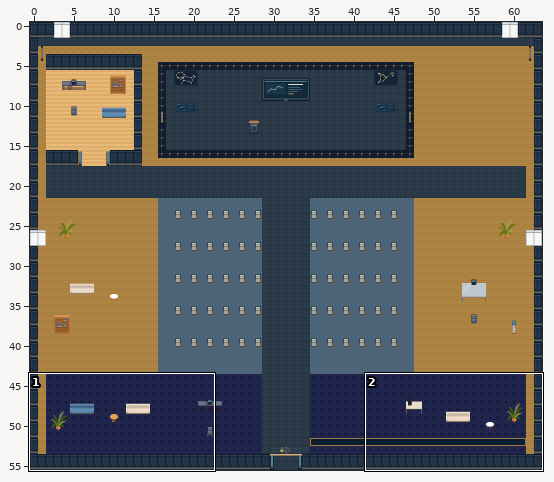
Two versions of a level (Tiled map (JSON), maps/solar-hall.tmj). The first picture is a wide view before the edit; the outline marks the close-up.
Close-up. Before the edit:
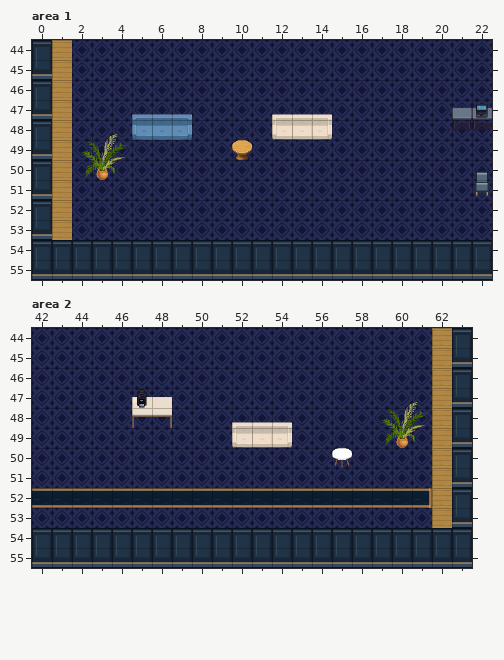
Cells are 32x32 px. Shown: area 1 x 0..22, y 44..55; area 2 x 42..63, y 44..55. The commit also changed other parts of the map, which this record leaves out.
The same view after the edit:
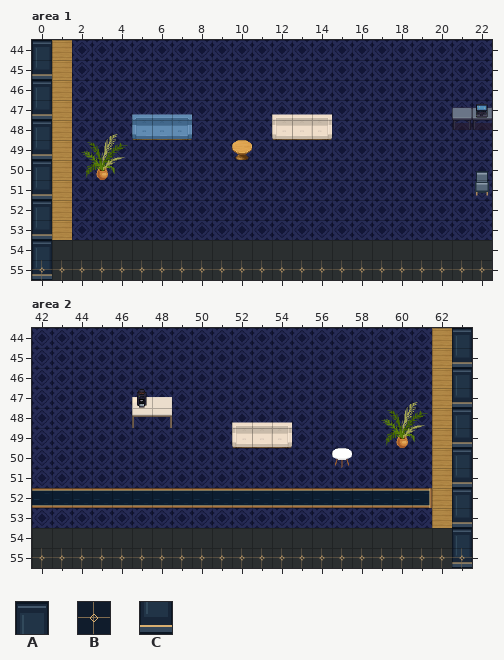
Key: from "art-0": A 0, B 15, C 16.
_ is an empty cell, # one hidden under a higher layer, . an unchanged one.
From old to new:
--- layer "scenery-belowAvatar-2", area 1
@@ x 0..0 @@
-55 _
+55 C
--- layer "scenery-belowAvatar-3", area 1
@@ x 0..22 @@
-55 _______________________
+55 BBBBBBBBBBBBBBBBBBBBBBB
--- layer "scenery-aboveAvatar-0" (removed), area 1
@@ x 0..0 @@
-55 #
+55 _
--- layer "scenery-aboveAvatar-1" (removed), area 1
@@ x 0..22 @@
-54 .AAAAAAAAAAAAAAAAAAAAAA
-55 CCCCCCCCCCCCCCCCCCCCCCC
+54 .______________________
+55 _______________________
--- layer "scenery-belowAvatar-2", area 2
@@ x 63..63 @@
-55 _
+55 C
--- layer "scenery-belowAvatar-3", area 2
@@ x 42..63 @@
-55 ______________________
+55 BBBBBBBBBBBBBBBBBBBBBB
--- layer "scenery-aboveAvatar-0" (removed), area 2
@@ x 63..63 @@
-55 #
+55 _
--- layer "scenery-aboveAvatar-1" (removed), area 2
@@ x 42..63 @@
-54 AAAAAAAAAAAAAAAAAAAAA.
-55 CCCCCCCCCCCCCCCCCCCCCC
+54 _____________________.
+55 ______________________
Where, in picture pixels (left, top, right, bottom), the same in both close-ups:
changed: (32, 240, 492, 280)
changed: (32, 528, 472, 568)
